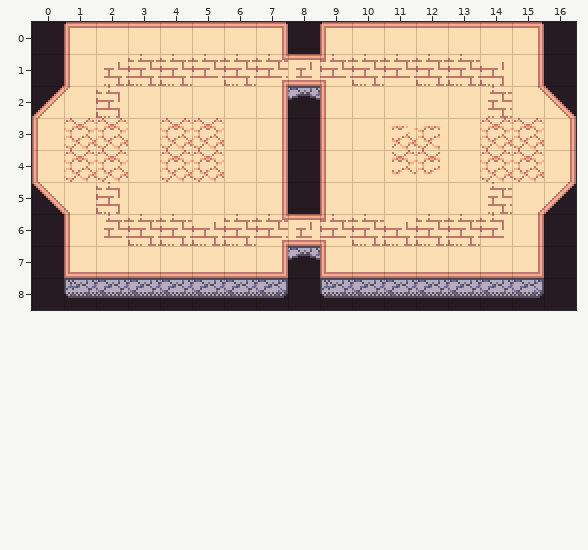
A Tiled map gets an edit: client/assets/maps/assets/royale-map.tmx. That is the earlier state.
Cells are 16x16 px. Shown: x 0..16, y 0..8.
After the commit:
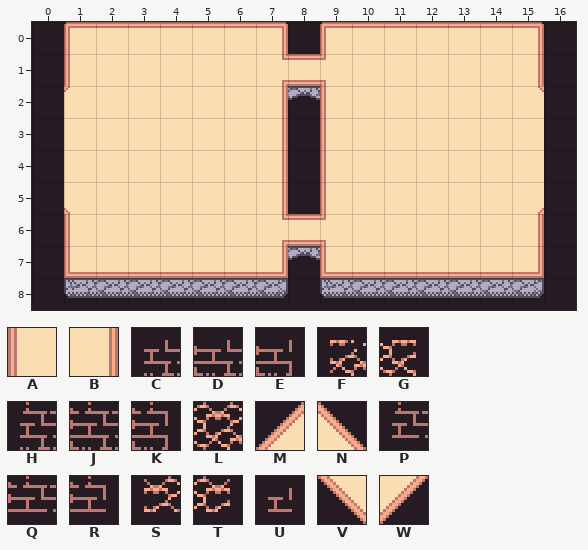
Key: from "ark": A 10, B 12, C 30, D 31, E 32, F 33, G 35, H 40, J 41, K 42, L 44, M 48, N 49, P 50, Q 51, R 52, S 53, T 55, U 56, V 58, W 59.
_ is an empty cell.
From old to new:
Layer "Deco" (now hidden):
y 1: x 2..14 CJJQJQUQJQJJE -> _____________
y 2: x 0 M -> _; x 2 K -> _; x 14 H -> _; x 16 N -> _
y 3: x 0..2 ALL -> ___; x 4..5 LL -> __; x 11..12 FG -> __; x 14..16 LLB -> ___
y 4: x 0..2 ALL -> ___; x 4..5 LL -> __; x 11..12 ST -> __; x 14..16 LLB -> ___
y 5: x 0 V -> _; x 2 K -> _; x 14 H -> _; x 16 W -> _
y 6: x 2..14 PJJDJQUQJDJJR -> _____________
